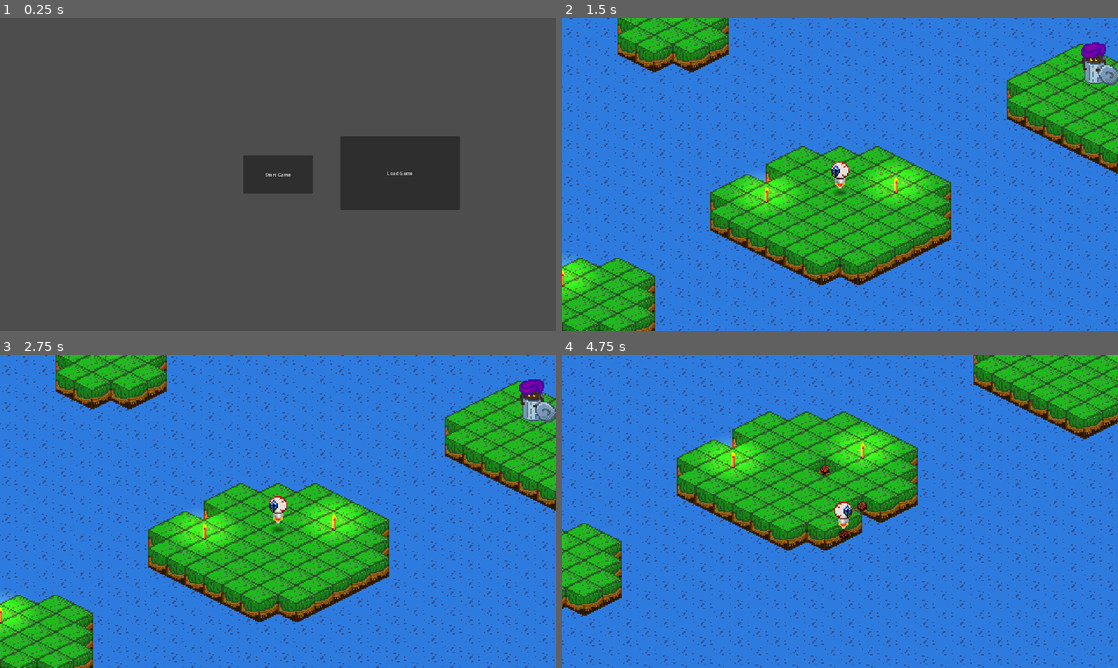
Above: before the commit, frames 1-4 (two rows, left to right).
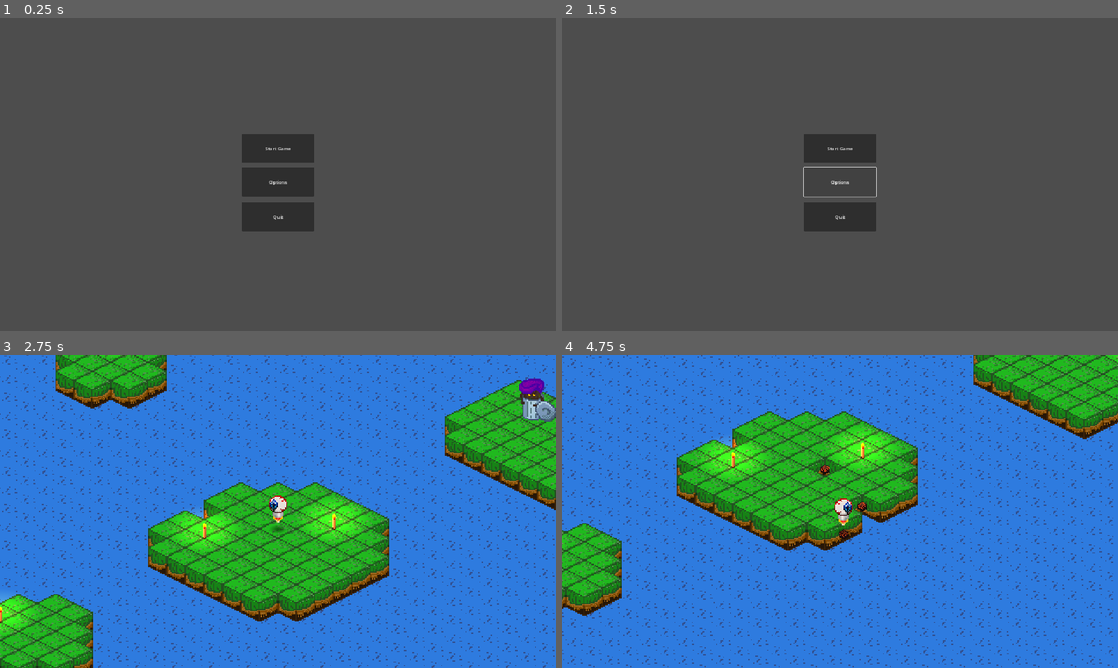
Above: after the commit, the same moments.

Repository: Dakhota-R/GodotSVClone
Game: Godot game, scene res://scenes/mainMenu.tscn
Two runs of this game, one before a commit and one after it. Both use one fixed random seed, a clock stepped at 60 frames per second and the inputs below.
Inputs (mouse positions are in pixels of both pictures, inside the frame that each line leads up to):
- Up to frame 1 (0.25 s): no input
- Up to frame 2 (1.5 s): click (962, 174) at 0.5 s, where only the run before the commit has a clickable "Load Game"; click (840, 180) at 1.25 s, where only the run after the commit has a clickable "Options"
- Up to frame 3 (2.75 s): click (278, 486) at 2 s, where only the run after the commit has a clickable "Start Game"
- Up to frame 4 (4.75 s): hold Right (ui_right) 2.78-3.53 s; tap E (Interact) at 2.85, 3.6, 4.35 s; hold Down (ui_down) 3.53-4.28 s; hold Right (ui_right) from 4.28 s (still down)

The runs differ from the first frame. In frame 1, 7.5% of the frame differs, in the area x 43-83%, y 37-69%; in frame 2, 100%, in the area x 0-100%, y 0-100%; in frame 3, 17%; in frame 4, 8.9%.

Commit message:
feat/save-game
save game works closer to intended

Diff:
--- a/scenes/mainMenu.tscn
+++ b/scenes/mainMenu.tscn
@@ -18,21 +18,42 @@
 anchor_top = 0.5
 anchor_right = 0.5
 anchor_bottom = 0.5
-offset_left = -120.5
-offset_top = -66.0
-offset_right = 120.5
-offset_bottom = 66.0
+offset_left = -125.0
+offset_top = -140.0
+offset_right = 125.0
+offset_bottom = -40.0
 grow_horizontal = 2
 grow_vertical = 2
 text = "Start Game"
 
-[node name="LoadButton" type="Button" parent="."]
-layout_mode = 0
-offset_left = 1175.0
-offset_top = 408.0
-offset_right = 1588.0
-offset_bottom = 662.0
-text = "Load Game"
+[node name="OptionsButton" type="Button" parent="."]
+layout_mode = 1
+anchors_preset = 8
+anchor_left = 0.5
+anchor_top = 0.5
+anchor_right = 0.5
+anchor_bottom = 0.5
+offset_left = -125.0
+offset_top = -24.21
+offset_right = 125.0
+offset_bottom = 75.79
+grow_horizontal = 2
+grow_vertical = 2
+text = "Options"
+
+[node name="QuitButton" type="Button" parent="."]
+layout_mode = 1
+anchors_preset = 8
+anchor_left = 0.5
+anchor_top = 0.5
+anchor_right = 0.5
+anchor_bottom = 0.5
+offset_left = -125.0
+offset_top = 96.075
+offset_right = 125.0
+offset_bottom = 196.075
+grow_horizontal = 2
+grow_vertical = 2
+text = "Quit"
 
 [connection signal="pressed" from="StartButton" to="." method="_on_start_button_pressed"]
-[connection signal="pressed" from="LoadButton" to="." method="_on_load_button_pressed"]
--- a/scenes/root.tscn
+++ b/scenes/root.tscn
@@ -252,10 +252,10 @@
 [node name="AnimatedBackground" parent="." instance=ExtResource("1_jcy88")]
 
 [node name="TextureRect" type="TextureRect" parent="AnimatedBackground"]
-offset_left = -1577.0
-offset_top = -2018.0
-offset_right = 3627.0
-offset_bottom = 966.0
+offset_left = -2601.0
+offset_top = -1538.0
+offset_right = 2603.0
+offset_bottom = 1446.0
 texture = ExtResource("3_pclgv")
 stretch_mode = 1
 
--- a/scripts/main_menu.gd
+++ b/scripts/main_menu.gd
@@ -9,54 +9,5 @@
 func _process(delta: float) -> void:
 	pass
 
-
-
 func _on_start_button_pressed() -> void:
 	get_tree().change_scene_to_file("res://scenes/root.tscn")
-
-func _on_load_button_pressed() -> void:
-	get_tree().change_scene_to_file("res://scenes/root.tscn")
-	load_game()
-
-
-
-
-func load_game():
-	if not FileAccess.file_exists("user://savegame.save"):
-		return # no save exists
-
-	# copied tut comments:
-	# We need to revert the game state so we're not cloning objects
-	# during loading. This will vary wildly depending on the needs of a
-	# project, so take care with this step.
-	# For our example, we will accomplish this by deleting saveable objects.
-	var save_nodes = self.get_tree().get_nodes_in_group("Persist")
-	for i in save_nodes:
-		i.queue_free()
-
-	var save_file = FileAccess.open("user://savegame.save", FileAccess.READ)
-	while save_file.get_position() < save_file.get_length():
-		var json_string = save_file.get_line()
-
-		# Create json helper
-		var json = JSON.new()
-
-		#check for errors, skip if error
-		var parse_result = json.parse(json_string)
-		if not parse_result == OK:
-			print("JSON Parse Error: ", json.get_error_message(), " in ", json_string, " at line ", json.get_error_line())
-			continue
-
-		# data from json object
-		var node_data = json.data
-
-		# create object and add to tree
-		var new_object = load(node_data["filename"]).instantiate()
-		get_node(node_data["parent"]).add_child(new_object)
-		new_object.player_pos = node_data["player_pos"]
-
-		get_tree().paused = false
-
-		#for i in node_data.keys():
-			#if i == "player_pos":
-				#continue
--- a/scripts/pause_menu.gd
+++ b/scripts/pause_menu.gd
@@ -10,9 +10,7 @@
 
 
 func _on_unpause_pressed() -> void:
-	var pause_menu_node = rootNode.get_node("Objects/Player/PauseMenu")
-	pause_menu_node.set_visible(false)
-	get_tree().paused = false
+	unpause()
 
 
 func _on_save_pressed() -> void:
@@ -45,6 +43,9 @@
 
 
 func _on_temp_load_game_pressed() -> void:
+	load_game()
+
+func load_game():
 	if not FileAccess.file_exists("user://savegame.save"):
 		return # no save exists
 
@@ -79,8 +80,16 @@
 		#get_node(node_data["parent"]).add_child(new_object)
 		#print(str_to_var("Vector2i" + node_data["player_pos"]))
 		rootNode.get_node("Objects/Player").player_pos = str_to_var("Vector2i" + node_data["player_pos"])
-
+		var new_player_location = rootNode.get_node("Ground").map_to_local(str_to_var("Vector2i" + node_data["player_pos"]))
+		new_player_location.y = new_player_location.y - 64
+		rootNode.get_node("Objects/Player").position = new_player_location
 		get_tree().paused = false
 		#for i in node_data.keys():
 			#if i == "player_pos":
 				#continue
+		unpause()
+
+func unpause():
+	var pause_menu_node = rootNode.get_node("Objects/Player/PauseMenu")
+	pause_menu_node.set_visible(false)
+	get_tree().paused = false
--- a/scripts/root.gd
+++ b/scripts/root.gd
@@ -7,6 +7,9 @@
 		Engine.max_fps = framerate
 		Engine.physics_ticks_per_second = framerate * 2
 
+		var pause_menu_node = get_node("Objects/Player/PauseMenu")
+		pause_menu_node.load_game()
+
 
 # Called every frame. 'delta' is the elapsed time since the previous frame.
 func _process(delta: float) -> void:
